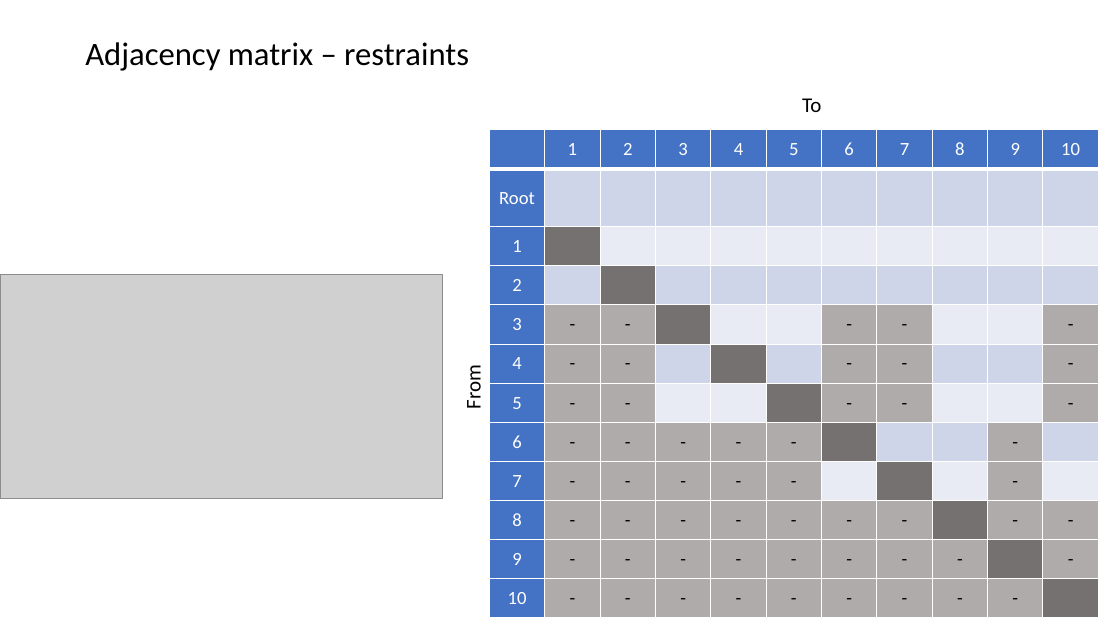
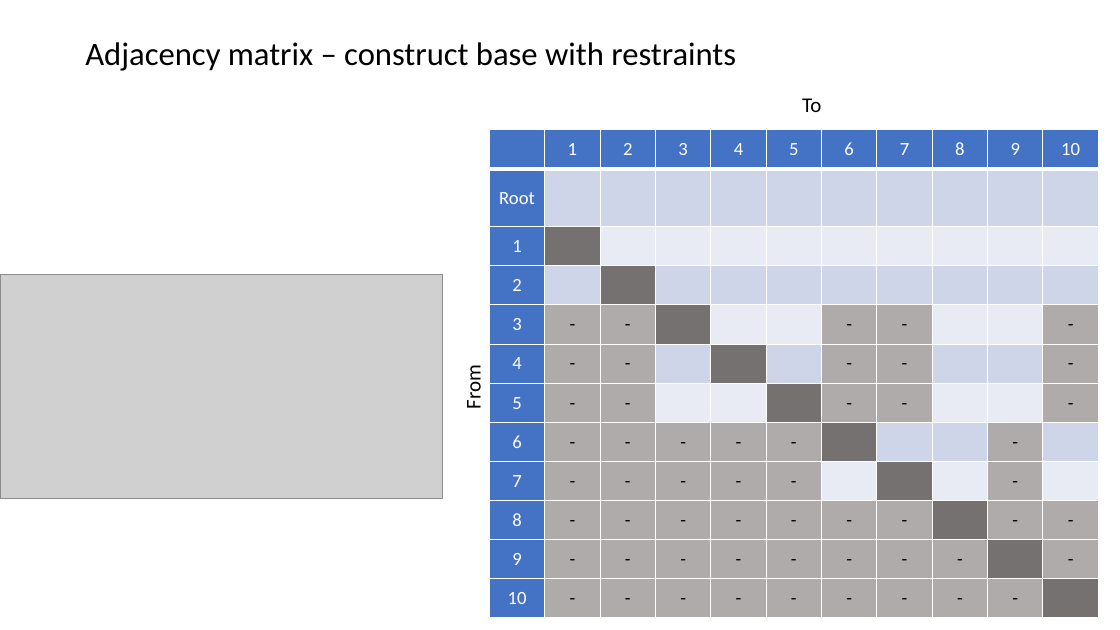
Before and after one commit to KarchinLab/pictograph, a slide deck: slide 8 of v6/figs/test-data-1.pptx. Drawn at 1120x630 pixels with LibreOffice and Linux fonts; fonts in the diff are those of the drawing; grey boxes stand for pictures. Boxes give left, top, right and bottom in pixels: in the first picture for what was removed or moved away, otherwise in the second. Text is boxed around its words. In the diff, an @@ line names an element or a change of style, - is before the commit and + after.

```diff
--- a/v6/figs/test-data-1.pptx
+++ b/v6/figs/test-data-1.pptx
@@ title at (85,42,736,71): text changed @@
-Adjacency matrix – restraints
+Adjacency matrix – construct base with restraints
```
Also in this commit, not shown: 5 other slides changed.
